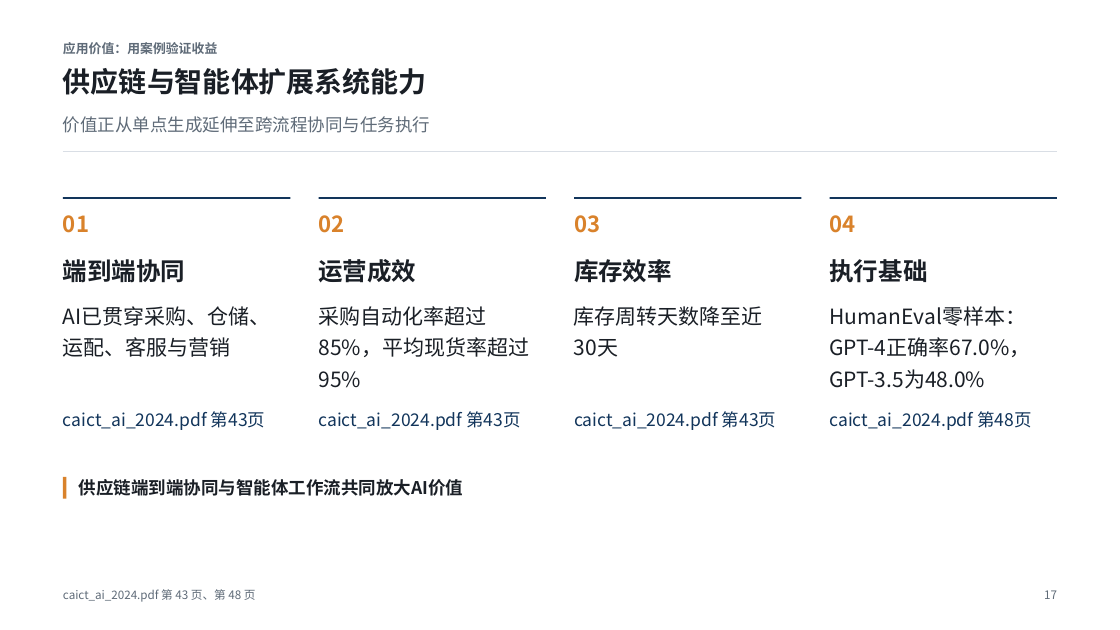
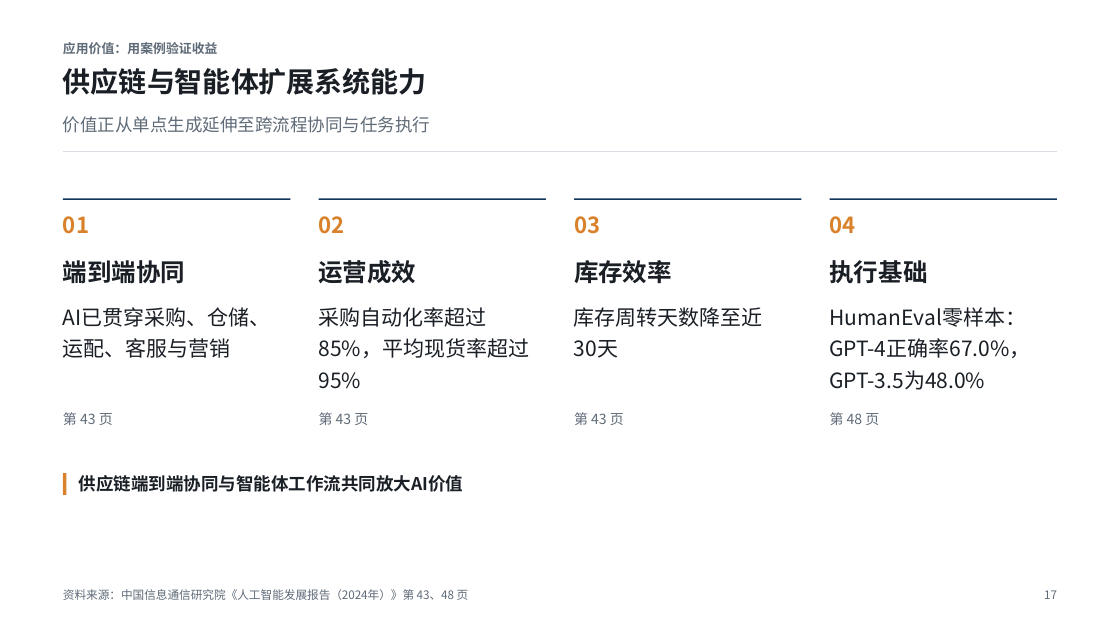
Before and after one commit to Liyilin66/ppt-agent, a slide deck: slide 17 of examples/caict-2024-sample.pptx. Drawn at 1120x630 pixels with LibreOffice and Linux fonts; fonts in the diff are those of the drawing. Boxes give left, top, right and bottom in pixels: in the first picture for what was removed or moved away, otherwise in the second. Text is boxed around its words. In the diff, an @@ line names an element or a change of style, - is before the commit and + after.

Commit message:
Show citations as report names instead of raw filenames
Footers named the uploaded file ("caict_ai_2024.pdf 第 7-13 页"), card
citations scaled up with sparse body text in accent blue, and the same page
was repeated on every card. On a management deck that reads as machine output.

Display only changes; validation still matches the uploaded filenames.
- Report names come from the document itself (PDF cover lines, DOCX title,
  Markdown heading); a cleaned filename stem is shown when nothing is found.
- Footer: "资料来源：issuer《title》第 7–13 页", one mention per report with its
  pages merged; it shortens in steps (issuer, then web titles, then sites
  only) against a measured one-line width instead of clipping mid-title.
- Card refs show only the page when the footer already names the report, use
  a fixed small muted caption, and are dropped when every card cites the
  same page.

The README sample was re-typeset from its cached content with no model or
search calls; its degraded pages are unchanged (3, 5, 18, 19).

Tested: uv run pytest (1699 passed); PowerPoint export of the sample and of
the MCP validation deck, longest footers checked on one line.

```diff
--- a/examples/caict-2024-sample.pptx
+++ b/examples/caict-2024-sample.pptx
@@ text at [63,412,113,425]: text changed; size 15 to 12 pt; text colour #12355B to #5F6B78 @@
-caict_ai_2024.pdf 第43页
+第 43 页
@@ text at [319,412,368,425]: text changed; size 15 to 12 pt; text colour #12355B to #5F6B78 @@
-caict_ai_2024.pdf 第43页
+第 43 页
@@ text at [574,412,624,425]: text changed; size 15 to 12 pt; text colour #12355B to #5F6B78 @@
-caict_ai_2024.pdf 第43页
+第 43 页
@@ text at [830,412,879,425]: text changed; size 15 to 12 pt; text colour #12355B to #5F6B78 @@
-caict_ai_2024.pdf 第48页
+第 48 页
@@ rectangle: place and size @@
-rectangle at [63,477,66,499]
+rectangle at [63,473,66,495]
@@ text "供应链端到端协同与智能体工作流共同放大AI价值": place and size @@
-text "供应链端到端协同与智能体工作流共同放大AI价值" at [79,479,463,496]
+text "供应链端到端协同与智能体工作流共同放大AI价值" at [79,475,463,492]
@@ text at [63,589,469,600]: text changed @@
-caict_ai_2024.pdf 第 43 页、第 48 页
+资料来源：中国信息通信研究院《人工智能发展报告（2024年）》第 43、48 页
```
Also in this commit, not shown: 16 other slides changed, 8 other files.
